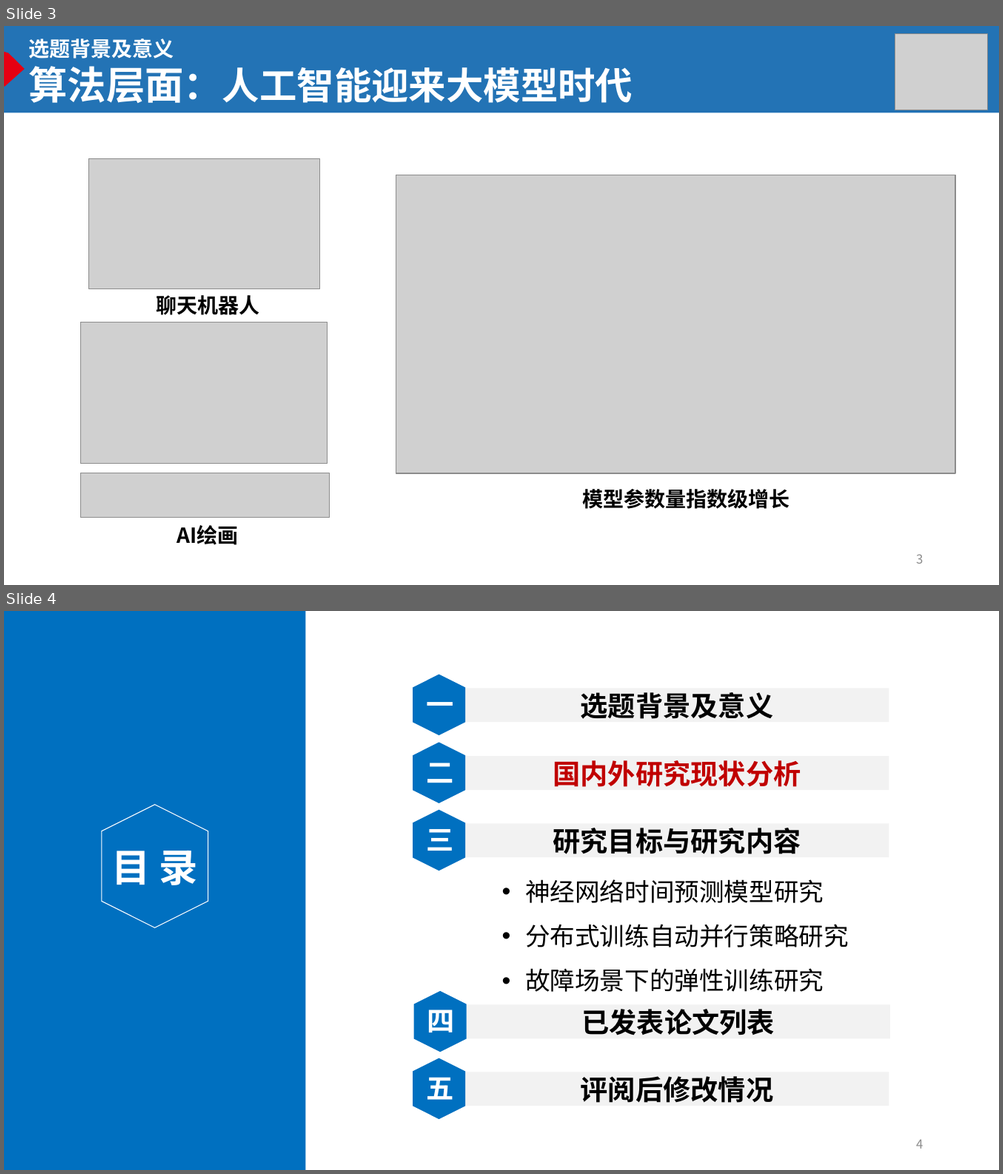
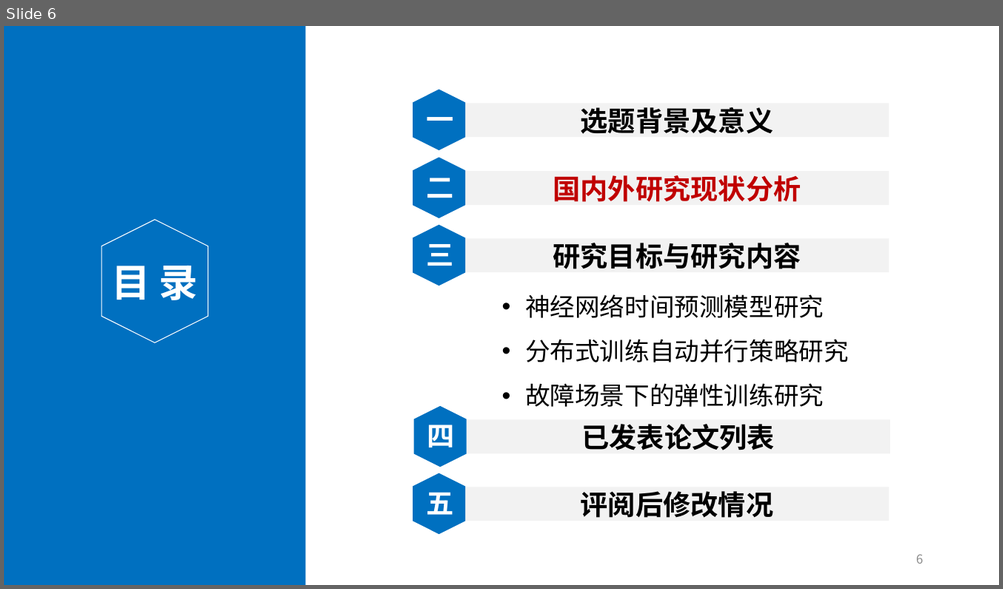
Before and after one commit to Kurumi5210/ucasproposal, a slide deck: 陈潇-开题答辩.pptx. Shown one above the other, each under a label of ours: slides 3 and 4 before the commit, slide 6 after it. The pictures are 1003x1174 and 1003x589 pixels, drawn with LibreOffice and Linux fonts; fonts in the diff are those of the drawing; grey boxes stand for pictures. Boxes give left, top, right and bottom in pixels: in the first picture for what was removed or moved away, otherwise in the second. Text is boxed around its words. In the diff, an @@ line names an element or a change of style, - is before the commit and + after.

```diff
--- a/陈潇-开题答辩.pptx
+++ b/陈潇-开题答辩.pptx
@@ slide 3 removed at (x1=4, y1=26, x2=999, y2=585), background #FFFFFF @@
@@ picture removed at (x1=4, y1=26, x2=999, y2=111) @@
@@ rectangle removed at (x1=4, y1=26, x2=999, y2=113) @@
@@ text removed at (x1=29, y1=39, x2=633, y2=103) @@
-选题背景及意义
-算法层面：人工智能迎来大模型时代
@@ picture removed at (x1=895, y1=33, x2=987, y2=110) @@
@@ freeform shape removed at (x1=4, y1=51, x2=25, y2=87) @@
@@ picture removed at (x1=88, y1=158, x2=319, y2=289) @@
@@ picture removed at (x1=395, y1=175, x2=956, y2=474) @@
@@ text removed at (x1=156, y1=295, x2=259, y2=315) @@
-聊天机器人
@@ picture removed at (x1=81, y1=323, x2=328, y2=464) @@
@@ picture removed at (x1=81, y1=474, x2=330, y2=517) @@
@@ text removed at (x1=582, y1=489, x2=789, y2=509) @@
-模型参数量指数级增长
@@ text removed at (x1=177, y1=526, x2=239, y2=545) @@
-AI绘画
@@ page number removed at (x1=916, y1=554, x2=922, y2=564) @@
-3
@@ what was slide 4 is now slide 6 @@
@@ page number at (x1=916, y1=554, x2=922, y2=564): text changed @@
-4
+6
```
Also in this commit, not shown: 2 slides changed, 3 slides added, 5 other files.
